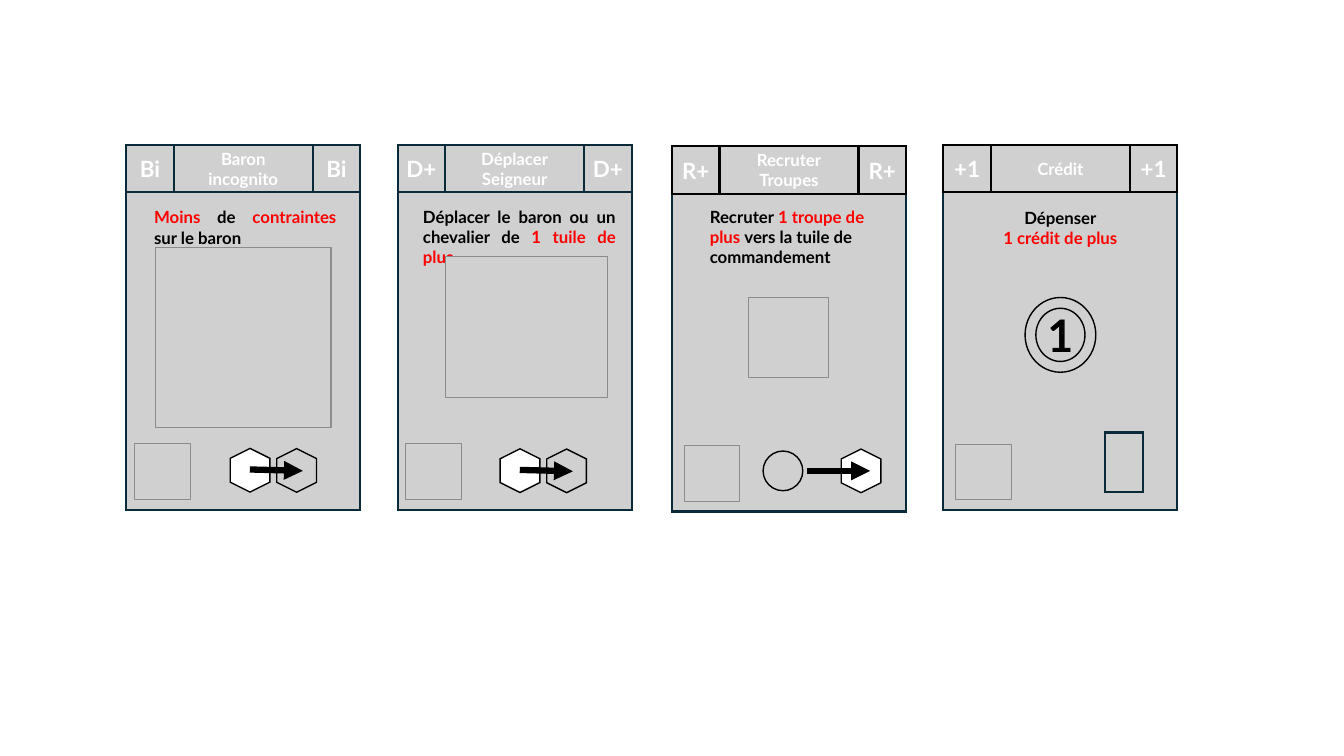
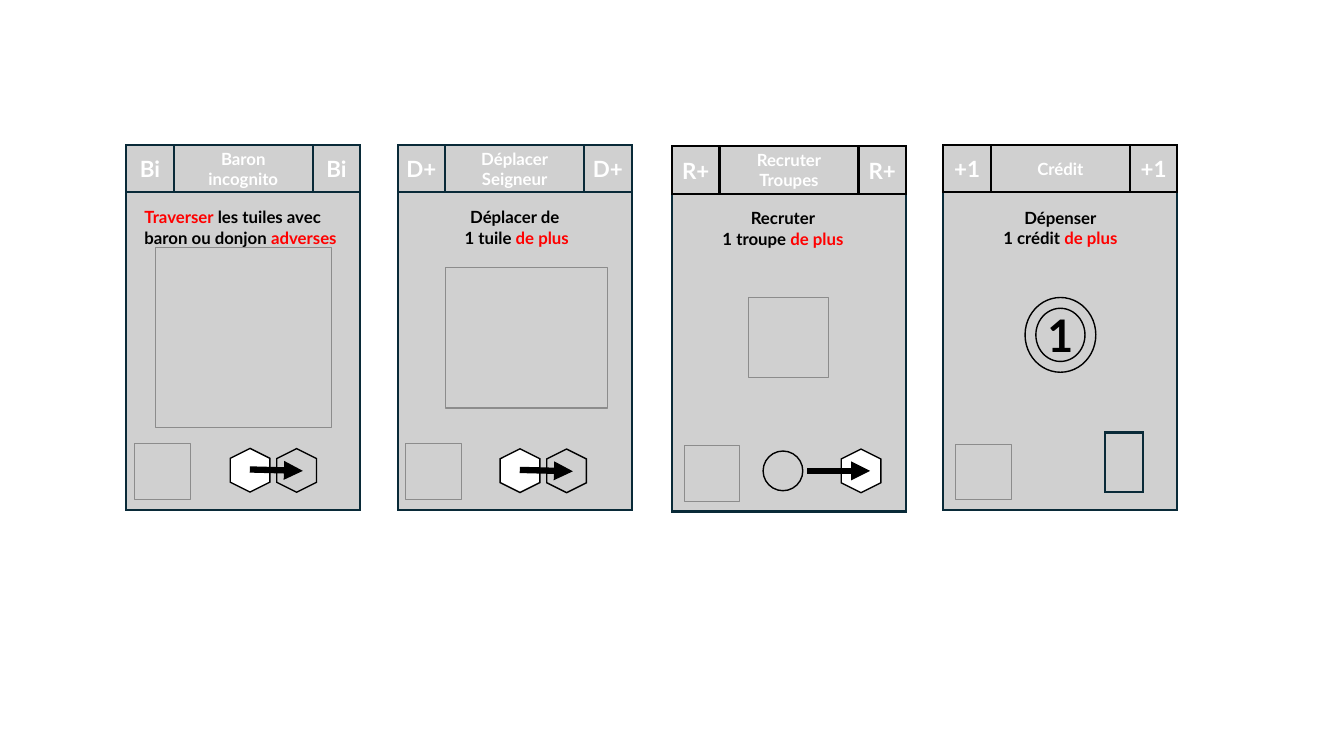
Before and after one commit to LucasBorboleta/Terre-de-Barons, a slide deck: slide 8 of pictures/Deck-fr/Deck-fr.pptx. Drawn at 1344x756 pixels with LibreOffice and Linux fonts; fonts in the diff are those of the drawing; grey boxes stand for pictures. Boxes give left, top, right and bottom in pixels: in the first picture for what was removed or moved away, otherwise in the second. Text is boxed around its words. In the diff, an @@ line names an element or a change of style, - is before the commit and + after.

```diff
--- a/pictures/Deck-fr/Deck-fr.pptx
+++ b/pictures/Deck-fr/Deck-fr.pptx
@@ text "Dépenser 1 crédit de plus" at (1003,211,1118,247): text colour #FF0000 to #000000 in "1 crédit" @@
@@ text at (144,210,337,247): text changed; text colour #FF0000 to #000000 @@
-Moins de contraintes sur le baron
+Traverser les tuiles avec baron ou donjon adverses
@@ text at (465,210,569,247): text changed @@
-Déplacer le baron ou un chevalier de 1 tuile de plus
+Déplacer de
+1 tuile de plus
@@ text at (722,212,844,248): text changed @@
-Recruter 1 troupe de plus vers la tuile de commandement
+Recruter
+1 troupe de plus
@@ picture: place and size @@
-picture at (446,257,608,398)
+picture at (446,267,608,408)
```
Also in this commit, not shown: 5 other files.
